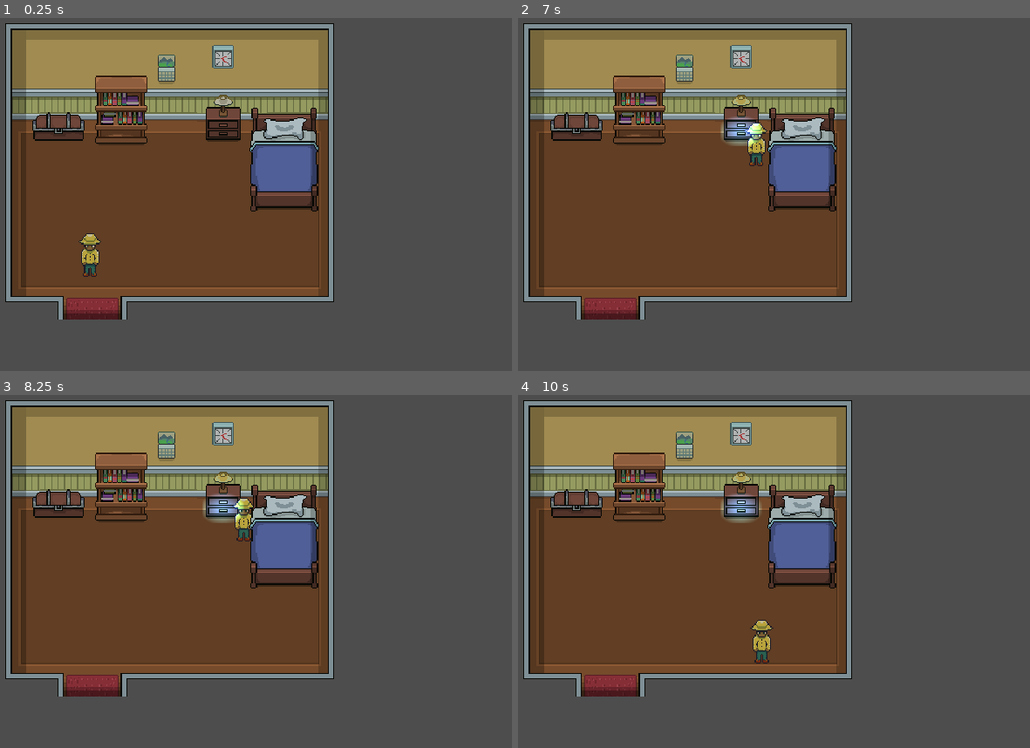
Above: before the commit, frames 1-4 (two rows, left to right).
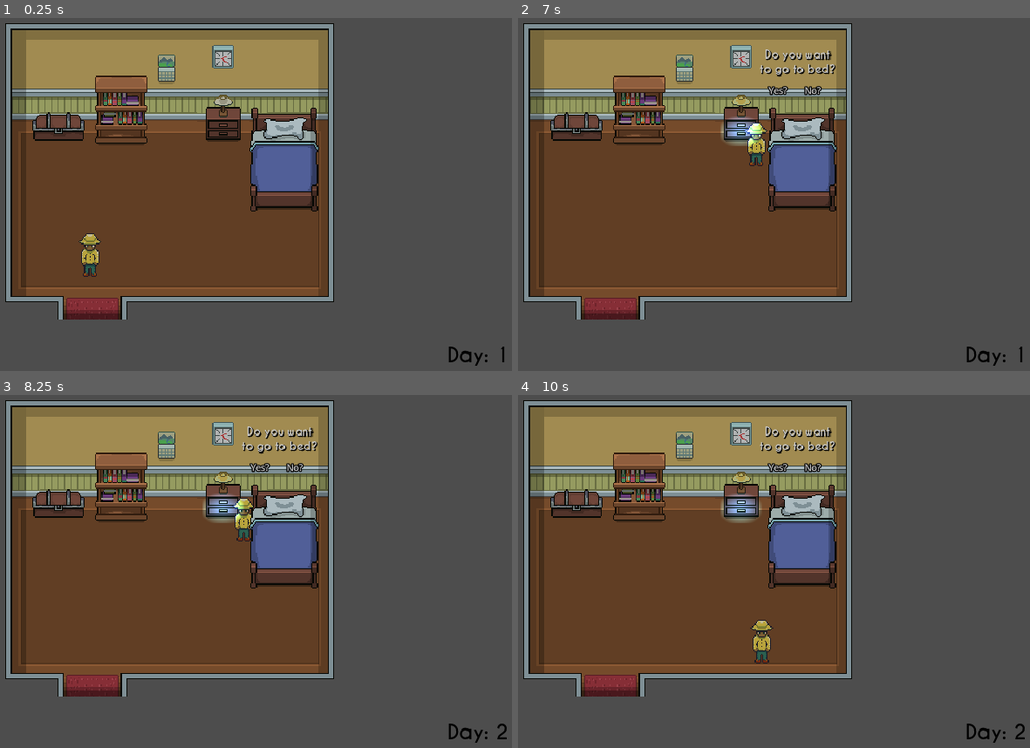
Above: after the commit, the same moments.

Repository: CreativeBuissnessCompany/cozy-x-build
Game: Godot game, scene res://Universe/universe.tscn
Two runs of this game, one before a commit and one after it. Both use one fixed random seed, a clock stepped at 60 frames per second and the inputs below.
Inputs (mouse positions are in pixels of both pictures, inside the frame that each line leads up to):
- Up to frame 1 (0.25 s): no input
- Up to frame 2 (7 s): tap Enter at 0.5, 2.75, 5 s; move the mouse to (850, 159) at 0.52 s; hold Right (ui_right) 0.53-1.28 s; tap Space (interact) at 0.6, 1.55, 2, 2.1, 3.05, 3.5, 3.8, 4.55, 5.3, 5.75, 5.85, 6.8 s; click (850, 159) at 0.67 s; move the mouse to (558, 198) at 1.27 s; hold Down (ui_down) 1.28-2.03 s; click (558, 198) at 1.35 s; move the mouse to (768, 92) at 2.02 s; hold Right (ui_right) 2.03-2.78 s; click (768, 92) at 2.17 s; move the mouse to (661, 258) at 2.77 s; hold Up (ui_up) 2.78-3.53 s; tap E (toggle_dirt) at 2.85 s; click (661, 258) at 2.92 s; move the mouse to (907, 240) at 3.52 s; hold Left (ui_left) 3.53-5.03 s; tap R (toggle_water) at 3.6 s; click (907, 240) at 3.67 s; move the mouse to (outside the picture) at 4.27 s; tap X (zoom_in) at 4.35 s; click (outside the picture) at 4.42 s; move the mouse to (733, 180) at 5.02 s; hold Down (ui_down) 5.03-5.78 s; tap Z (zoom_out) at 5.1 s; click (733, 180) at 5.17 s; move the mouse to (594, 81) at 5.77 s; hold Right (ui_right) 5.78-6.53 s; click (594, 81) at 5.92 s; move the mouse to (850, 159) at 6.52 s; hold Up (ui_up) from 6.53 s (still down); click (850, 159) at 6.6 s
- Up to frame 3 (8.25 s): release Up (ui_up) at 7.25 s; click (261, 469) at 7.25 s, where only the run after the commit has a clickable "Yes?"; move the mouse to (40, 575) at 8.02 s; hold Right (ui_right) from 8.03 s (still down); tap Space (interact) at 8.1 s; click (40, 575) at 8.17 s
- Up to frame 4 (10 s): release Right (ui_right) at 8.75 s; click (814, 469) at 8.75 s, where only the run after the commit has a clickable "No?"; move the mouse to (768, 469) at 9.52 s; hold Down (ui_down) from 9.53 s (still down); tap E (toggle_dirt) at 9.6 s; click (768, 469) at 9.67 s; tap Space (interact) at 9.8 s

The runs differ from the first frame. In frame 1, 0.1% of the frame differs, in the area x 87-99%, y 93-99%; in frame 2, 0.8%; in frame 3, 0.8%, in the area x 47-99%, y 8-99%; in frame 4, 0.8%.

Commit message:
Day tracker, Bed lets you go to sleep
Dialog box for bed

Diff:
--- a/AutoLoads/signal_bus.gd
+++ b/AutoLoads/signal_bus.gd
@@ -9,3 +9,7 @@
 signal location_loaded
 # UI for Objects with inventory, From Object to UIRoot
 signal open_object_with_inventory
+# Object with DialogBox
+signal object_with_dialogbox
+# Day change...
+signal day_change
--- /dev/null
+++ b/AutoLoads/time_tracker.gd
@@ -0,0 +1,11 @@
+class_name TimeTracker extends Node
+
+
+var day_node: RichTextLabel
+
+var day: int = 1:
+	set(value):
+		day = value
+		Signalbus.day_change.emit(day)
+		#day_node.text = "Day: %s" % day
+		print()
--- a/Entities/Items/Interactive_Furniture/Beds/Bed.tscn
+++ b/Entities/Items/Interactive_Furniture/Beds/Bed.tscn
@@ -1,13 +1,18 @@
-[gd_scene load_steps=3 format=3 uid="uid://c6nqqggvbaemk"]
+[gd_scene load_steps=5 format=3 uid="uid://c6nqqggvbaemk"]
 
+[ext_resource type="Script" path="res://Entities/Items/Interactive_Furniture/Beds/bed.gd" id="1_4kw3y"]
 [ext_resource type="Texture2D" uid="uid://bhsr5t3imheng" path="res://Locations/Farm/Art/farm-interior-test.png" id="1_uqytj"]
 
 [sub_resource type="RectangleShape2D" id="RectangleShape2D_f1vhk"]
 size = Vector2(58, 90)
 
+[sub_resource type="RectangleShape2D" id="RectangleShape2D_b6q8a"]
+size = Vector2(20, 46)
+
 [node name="Bed" type="StaticBody2D"]
 y_sort_enabled = true
 collision_mask = 2
+script = ExtResource("1_4kw3y")
 
 [node name="Sprite2D" type="Sprite2D" parent="."]
 y_sort_enabled = true
@@ -21,3 +26,67 @@
 y_sort_enabled = true
 position = Vector2(93, -54.46)
 shape = SubResource("RectangleShape2D_f1vhk")
+
+[node name="Area2D" type="Area2D" parent="."]
+collision_mask = 2
+
+[node name="CollisionShape2D" type="CollisionShape2D" parent="Area2D"]
+position = Vector2(48, -36)
+shape = SubResource("RectangleShape2D_b6q8a")
+
+[node name="DialogBox" type="ColorRect" parent="."]
+unique_name_in_owner = true
+visible = false
+z_index = 1
+custom_minimum_size = Vector2(78, 16.72)
+offset_left = 48.0
+offset_top = -157.0
+offset_right = 126.0
+offset_bottom = -129.81
+color = Color(0.47451, 0.6, 0.603922, 0)
+
+[node name="BoxContainer" type="BoxContainer" parent="DialogBox"]
+layout_mode = 0
+offset_left = 2.0
+offset_right = 80.53
+offset_bottom = 27.85
+
+[node name="RichTextLabel" type="RichTextLabel" parent="DialogBox/BoxContainer"]
+custom_minimum_size = Vector2(74.41, 0)
+layout_mode = 2
+theme_override_colors/default_color = Color(1, 1, 1, 1)
+theme_override_colors/font_shadow_color = Color(0, 0, 0, 1)
+theme_override_font_sizes/normal_font_size = 10
+bbcode_enabled = true
+text = "[center]Do you want to go to bed?"
+scroll_active = false
+
+[node name="Yes?" type="Button" parent="DialogBox"]
+layout_mode = 0
+offset_left = 8.77
+offset_top = 30.48
+offset_right = 33.77
+offset_bottom = 50.48
+theme_override_colors/font_color = Color(0.980139, 0.980139, 0.980139, 1)
+theme_override_colors/font_outline_color = Color(0, 0, 0, 1)
+theme_override_constants/outline_size = 6
+theme_override_font_sizes/font_size = 8
+text = "Yes?"
+flat = true
+
+[node name="No?" type="Button" parent="DialogBox"]
+layout_mode = 0
+offset_left = 40.77
+offset_top = 30.48
+offset_right = 65.77
+offset_bottom = 50.48
+theme_override_colors/font_color = Color(0.980139, 0.980139, 0.980139, 1)
+theme_override_colors/font_outline_color = Color(0, 0, 0, 1)
+theme_override_constants/outline_size = 6
+theme_override_font_sizes/font_size = 8
+text = "No?"
+flat = true
+
+[connection signal="body_entered" from="Area2D" to="." method="_on_area_2d_body_entered"]
+[connection signal="pressed" from="DialogBox/Yes?" to="." method="_on_yes_pressed"]
+[connection signal="pressed" from="DialogBox/No?" to="." method="_on_no_pressed"]
--- /dev/null
+++ b/Entities/Items/Interactive_Furniture/Beds/bed.gd
@@ -0,0 +1,35 @@
+extends StaticBody2D
+
+var player : Player
+@onready var dialog_box: ColorRect = %DialogBox
+
+
+
+func _unhandled_key_input(_event: InputEvent) -> void:
+
+	if Input.is_action_just_pressed("interact"):
+		if player is Player:
+			dialog_box.show()
+
+
+
+
+
+
+func _on_area_2d_body_entered(body: Node2D) -> void:
+
+	if body is Player:
+		player = body
+
+
+
+func _on_yes_pressed() -> void:
+	time_tracker.day += 1
+	dialog_box.hide()
+	print("pressed")
+	pass # Replace with function body.
+
+
+func _on_no_pressed() -> void:
+	dialog_box.hide()
+	pass # Replace with function body.
--- /dev/null
+++ b/UI/HUD/hud.gd
@@ -0,0 +1,14 @@
+extends Control
+
+
+@onready var day_node: RichTextLabel = %Day
+
+
+
+func _ready() -> void:
+	Signalbus.day_change.connect(on_day_change)
+
+
+
+func on_day_change(day):
+	day_node.text = "Day: %s" % day
--- a/Universe/universe.tscn
+++ b/Universe/universe.tscn
@@ -6,6 +6,7 @@
 [ext_resource type="Script" path="res://UI/UI Root/ui_root.gd" id="3_p78e7"]
 [ext_resource type="PackedScene" uid="uid://fe23f5hgo7jc" path="res://Components/Inventory/InventoryUIVendingMachine/inventory_ui_vending_machine.tscn" id="3_vl8i7"]
 [ext_resource type="PackedScene" uid="uid://b4eonh37fv6eo" path="res://Locations/Farm/Inside_Farmhouse/inside_farm_house.tscn" id="5_ijb3x"]
+[ext_resource type="Script" path="res://UI/HUD/hud.gd" id="5_xd6ju"]
 
 [node name="Universe" type="Node2D"]
 y_sort_enabled = true
@@ -20,7 +21,47 @@
 [node name="InventoryUIVendingMachine" parent="UIRoot" instance=ExtResource("3_vl8i7")]
 visible = false
 
+[node name="HUD" type="Control" parent="UIRoot"]
+layout_mode = 3
+anchors_preset = 15
+anchor_right = 1.0
+anchor_bottom = 1.0
+grow_horizontal = 2
+grow_vertical = 2
+size_flags_horizontal = 3
+size_flags_vertical = 3
+mouse_filter = 2
+script = ExtResource("5_xd6ju")
+
+[node name="ColorRect" type="ColorRect" parent="UIRoot/HUD"]
+visible = false
+layout_mode = 1
+anchors_preset = 15
+anchor_right = 1.0
+anchor_bottom = 1.0
+grow_horizontal = 2
+grow_vertical = 2
+color = Color(0, 0, 0.137255, 1)
+
+[node name="Day" type="RichTextLabel" parent="UIRoot/HUD"]
+unique_name_in_owner = true
+custom_minimum_size = Vector2(74.54, 31.28)
+layout_mode = 1
+anchors_preset = 3
+anchor_left = 1.0
+anchor_top = 1.0
+anchor_right = 1.0
+anchor_bottom = 1.0
+offset_left = -34.82
+offset_top = -20.29
+grow_horizontal = 0
+grow_vertical = 0
+theme_override_colors/default_color = Color(0, 0, 0, 1)
+theme_override_font_sizes/normal_font_size = 18
+text = "Day: 1"
+
 [node name="InsideFarmHouse" parent="." instance=ExtResource("5_ijb3x")]
+metadata/_edit_lock_ = true
 
 [node name="Player" parent="." instance=ExtResource("2_3rlae")]
 unique_name_in_owner = true
--- a/project.godot
+++ b/project.godot
@@ -20,6 +20,7 @@
 Signalbus="*res://AutoLoads/signal_bus.gd"
 scene_manager="*res://AutoLoads/scene_manager.gd"
 Utility="*res://Globals/utility.gd"
+time_tracker="*res://AutoLoads/time_tracker.gd"
 
 [display]
 
Not shown: 1 places in Universe/universe.tscn that only renumber resources
